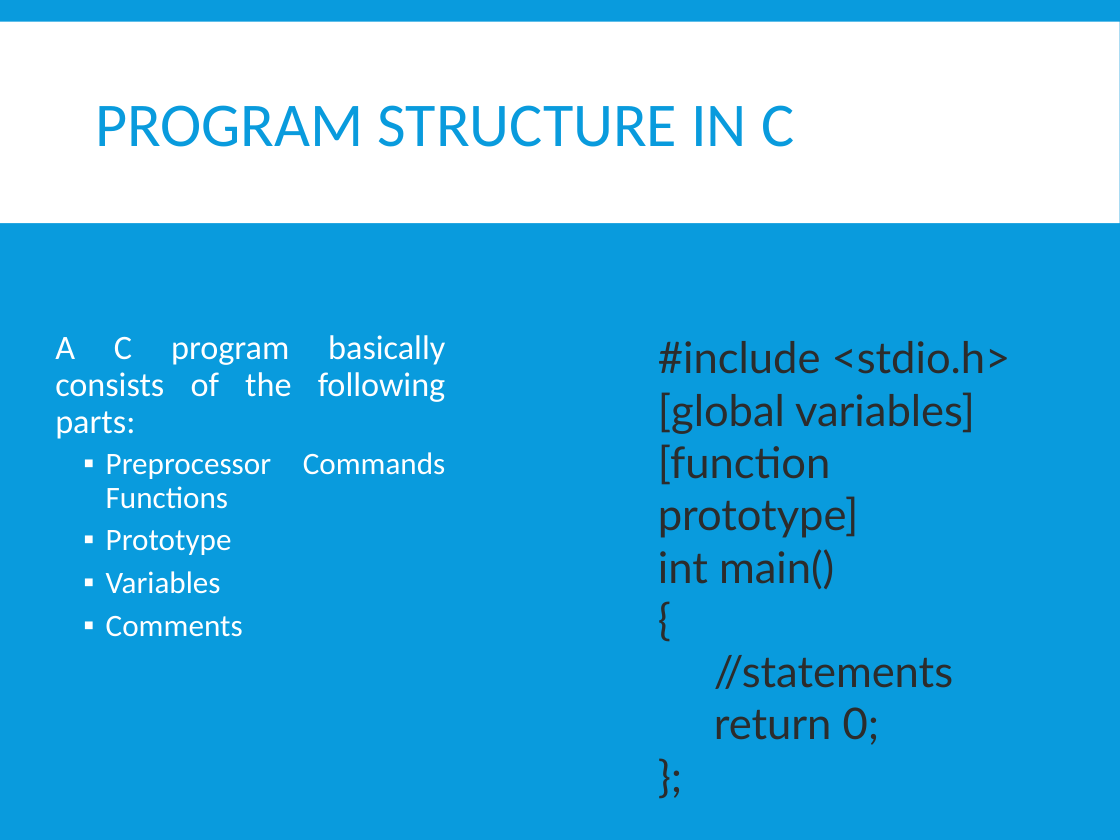
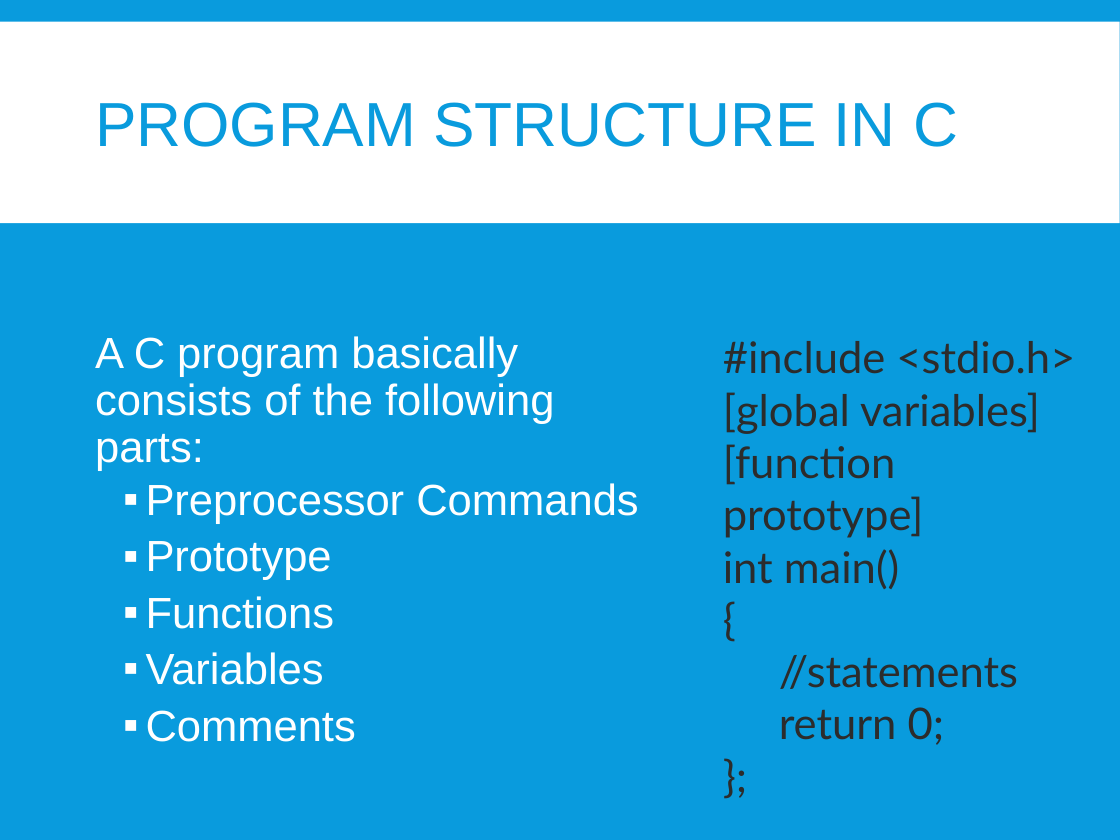
Before and after one commit to tiendatdk3493/code, a slide deck: slide 4 of C Language.pptx. Drawn at 1120x840 pixels with LibreOffice and Linux fonts; fonts in the diff are those of the drawing. Boxes give left, top, right and bottom in pixels: in the first picture for what was removed or moved away, otherwise in the second. Text is boxed around its words. In the diff, an @@ line names an element or a change of style, - is before the commit and + after.

```diff
--- a/C Language.pptx
+++ b/C Language.pptx
@@ title "PROGRAM STRUCTURE IN C" at (95, 102, 958, 147): font Calibri to Arial @@
@@ text "A C program basically consists ...": place and size @@
-text "A C program basically consists ..." at (55, 335, 445, 637)
+text "A C program basically consists ..." at (95, 336, 638, 742)
@@ text "#include <stdio.h>": place and size @@
-text "#include <stdio.h>" at (658, 341, 1011, 745)
+text "#include <stdio.h>" at (723, 341, 1075, 745)
@@ text at (95, 336, 554, 742): size 22 to 28 pt in "A C program basically consists of the ..."; font Calibri to Arial in "A C program basically consists of the ...", "Prototype", "Variables", "Comments"; size 20 to 28 pt in "Prototype", "Variables", "Comments"; alignment justified to left @@
@@ text at (146, 483, 638, 524): text changed; size 20 to 28 pt; font Calibri to Arial @@
-  ▪ Preprocessor Commands Functions
+  ▪ Preprocessor Commands
@@ text at (146, 596, 335, 629): paragraph added @@
+  ▪ Functions
```
Also in this commit, not shown: 3 other slides changed, 8 slides added.
